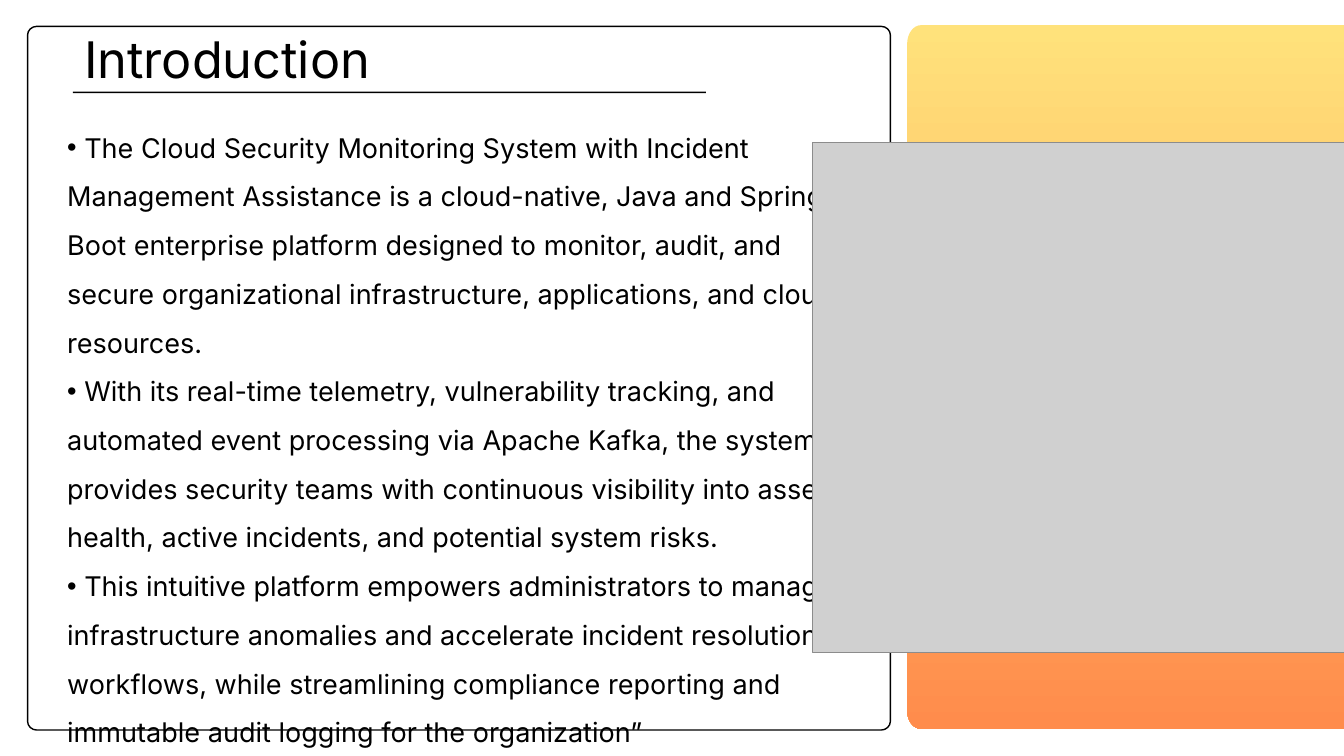
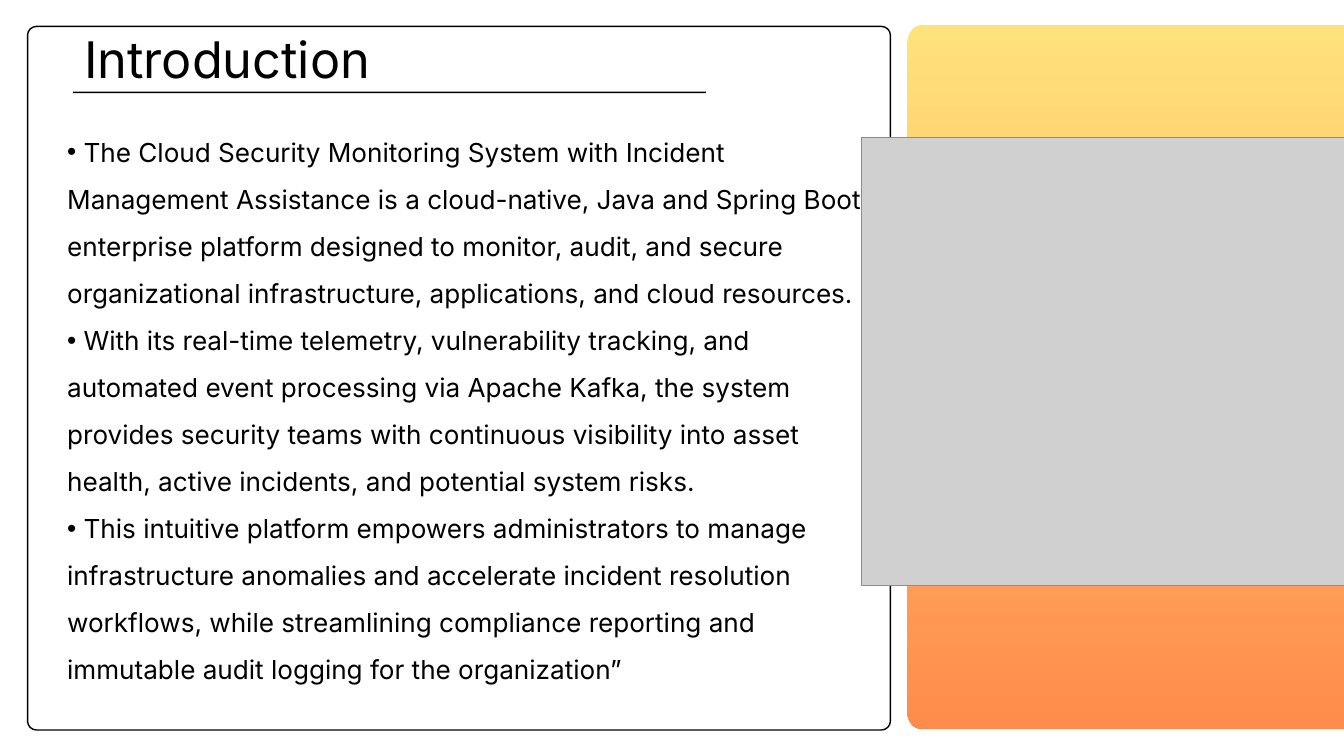
Before and after one commit to TarakRamJ/Cloud_Security_Monitoring_System, a slide deck: slide 2 of CSM/Team4-CSMS-IMS.pptx. Drawn at 1344x756 pixels with LibreOffice and Linux fonts; fonts in the diff are those of the drawing; grey boxes stand for pictures. Boxes give left, top, right and bottom in pixels: in the first picture for what was removed or moved away, otherwise in the second. Text is boxed around its words. In the diff, an @@ line names an element or a change of style, - is before the commit and + after.

```diff
--- a/CSM/Team4-CSMS-IMS.pptx
+++ b/CSM/Team4-CSMS-IMS.pptx
@@ text "The Cloud Security Monitoring System ..." at (x1=67, y1=142, x2=861, y2=685): size 29 to 28 pt @@
@@ picture resized from (x1=812, y1=142, x2=1344, y2=652) to (x1=862, y1=137, x2=1344, y2=585) @@
```
Also in this commit, not shown: 3 other slides changed, 18 other files.
